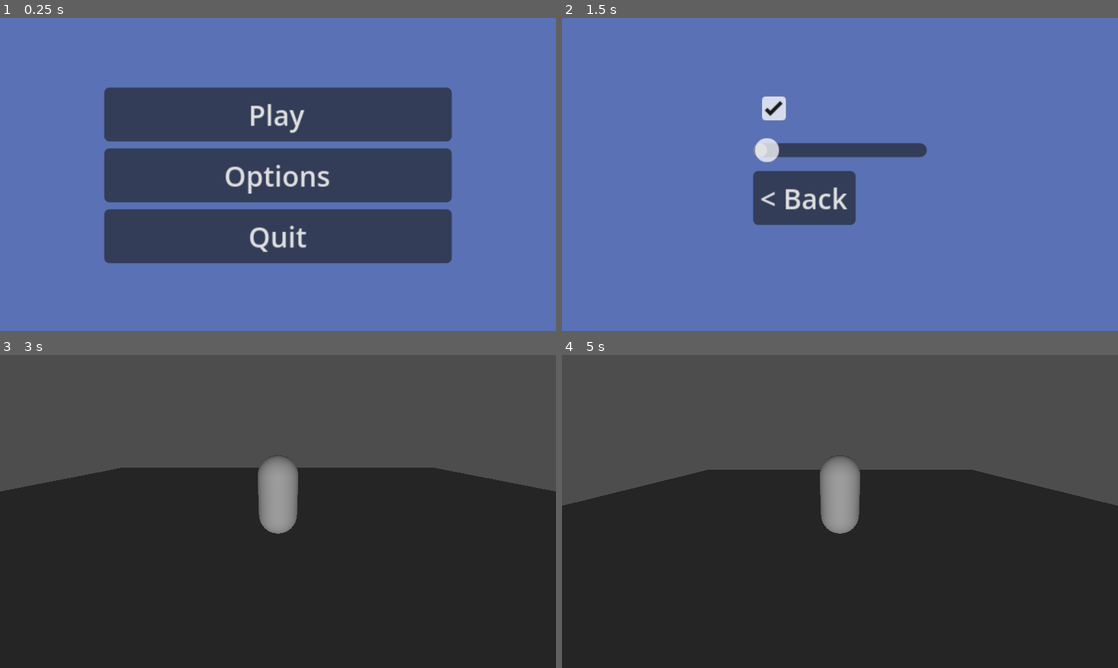
Above: before the commit, frames 1-4 (two rows, left to right).
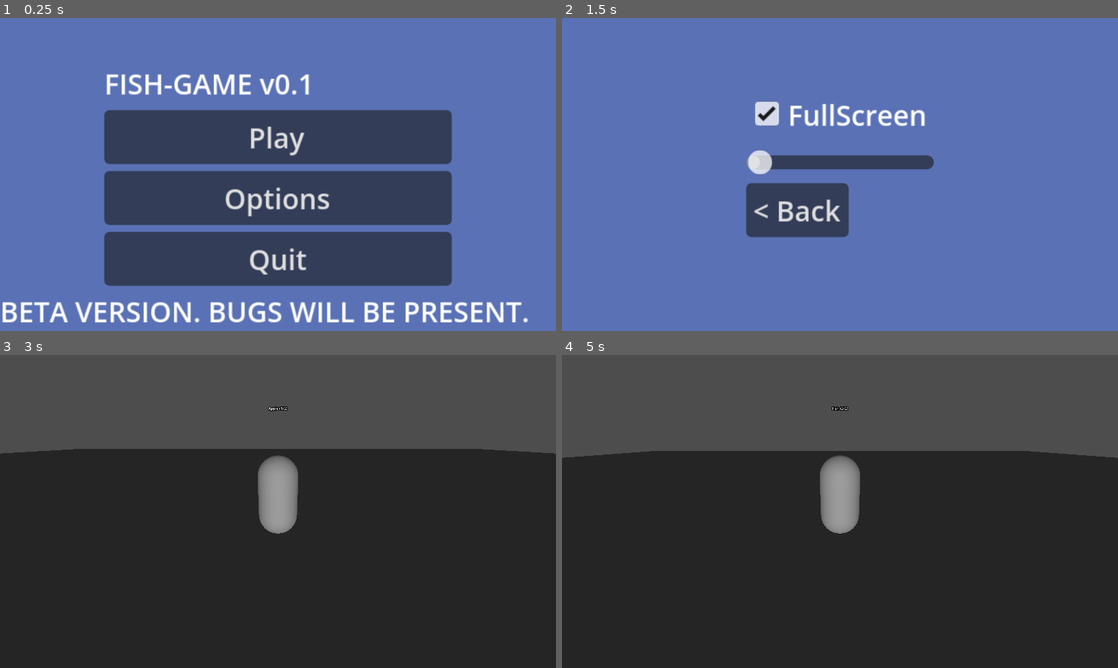
Above: after the commit, the same moments.

Repository: OrchidsOK/Fish-Game-v0
Game: Godot game, scene res://scenes/main_menu.tscn
Same seed, same stepped clock (60 frames per second), same inputs: the game is played once before the commit and once after it.
Inputs (mouse positions are in pixels of both pictures, inside the frame that each line leads up to; where the layout moved, square brackets give the same spot in the first picture):
- Up to frame 1 (0.25 s): no input
- Up to frame 2 (1.5 s): click "Options" at 0.5 s; click (840, 115) [840, 108] at 1.25 s
- Up to frame 3 (3 s): click "< Back" at 2 s; click "Play" at 2.75 s
- Up to frame 4 (5 s): tap Enter (ui_accept) at 3.5, 3.77, 4.52 s; hold Right (ui_right) 3.53-4.28 s; hold S from 4.28 s (still down)

The runs differ from the first frame. In frame 1, 21% of the frame differs, in the area x 0-95%, y 18-98%; in frame 2, 6.4%; in frame 3, 7.3%; in frame 4, 8.5%.

Commit message:
inventory system with thought bubble UI

Diff:
--- a/project.godot
+++ b/project.godot
@@ -15,6 +15,10 @@
 config/features=PackedStringArray("4.6", "GL Compatibility")
 config/icon="res://icon.svg"
 
+[autoload]
+
+Inventory="*uid://gveec00370qk"
+
 [display]
 
 window/size/viewport_width=320
@@ -26,6 +30,14 @@
 
 project/assembly_name="Fish prototype"
 
+[input]
+
+e={
+"deadzone": 0.2,
+"events": [Object(InputEventKey,"resource_local_to_scene":false,"resource_name":"","device":-1,"window_id":0,"alt_pressed":false,"shift_pressed":false,"ctrl_pressed":false,"meta_pressed":false,"pressed":false,"keycode":0,"physical_keycode":69,"key_label":0,"unicode":101,"location":0,"echo":false,"script":null)
+]
+}
+
 [physics]
 
 3d/physics_engine="Jolt Physics"
--- a/scenes/game.tscn
+++ b/scenes/game.tscn
@@ -1,6 +1,7 @@
 [gd_scene format=3 uid="uid://duoujol0yw542"]
 
 [ext_resource type="Script" uid="uid://cu5iopwjmaa05" path="res://scripts/player.gd" id="1_uwrxv"]
+[ext_resource type="Script" uid="uid://cuqyhd4x60ieo" path="res://scripts/inventory_ui.gd" id="2_yqjtg"]
 
 [sub_resource type="CapsuleMesh" id="CapsuleMesh_yqjtg"]
 
@@ -23,6 +24,16 @@
 [node name="Camera3D" type="Camera3D" parent="CharacterBody3D" unique_id=1613111961]
 transform = Transform3D(1, 0, 0, 0, 0.9396927, 0.34202015, 0, -0.34202015, 0.9396927, 0, 1.4, 5)
 
+[node name="BubbleAnchor" type="Node3D" parent="CharacterBody3D" unique_id=586429319]
+transform = Transform3D(1, 0, 0, 0, 1, 0, 0, 0, 1, 0, 2, 0)
+
+[node name="BubbleSprite" type="Sprite3D" parent="CharacterBody3D/BubbleAnchor" unique_id=439419578]
+
+[node name="ItemLabel" type="Label3D" parent="CharacterBody3D/BubbleAnchor" unique_id=952893531]
+billboard = 1
+text = "Empty"
+font_size = 16
+
 [node name="DirectionalLight3D" type="DirectionalLight3D" parent="." unique_id=388175366]
 
 [node name="WorldEnvironment" type="WorldEnvironment" parent="." unique_id=1600930040]
@@ -30,4 +41,7 @@
 
 [node name="CSGBox3D" type="CSGBox3D" parent="." unique_id=2029768348]
 use_collision = true
-size = Vector3(30, 1, 30)
+size = Vector3(100, 1, 100)
+
+[node name="InventoryUI" type="Node3D" parent="." unique_id=2091454060]
+script = ExtResource("2_yqjtg")
--- a/scenes/main_menu.tscn
+++ b/scenes/main_menu.tscn
@@ -20,6 +20,16 @@
 grow_vertical = 2
 color = Color(0.35286203, 0.4449427, 0.71093327, 1)
 
+[node name="Label" type="Label" parent="ColorRect" unique_id=1073226702]
+layout_mode = 1
+anchors_preset = 2
+anchor_top = 1.0
+anchor_bottom = 1.0
+offset_top = -23.0
+offset_right = 305.0
+grow_vertical = 0
+text = "BETA VERSION. BUGS WILL BE PRESENT."
+
 [node name="VBoxContainer" type="VBoxContainer" parent="." unique_id=1375262749]
 layout_mode = 1
 anchors_preset = 8
@@ -34,6 +44,10 @@
 grow_horizontal = 2
 grow_vertical = 2
 
+[node name="Label" type="Label" parent="VBoxContainer" unique_id=437392176]
+layout_mode = 2
+text = "FISH-GAME v0.1"
+
 [node name="Button" type="Button" parent="VBoxContainer" unique_id=1739657623]
 layout_mode = 2
 text = "Play"
--- a/scenes/options.tscn
+++ b/scenes/options.tscn
@@ -36,6 +36,7 @@
 
 [node name="CheckBox" type="CheckBox" parent="VBoxContainer" unique_id=107668080]
 layout_mode = 2
+text = "FullScreen"
 
 [node name="HSlider" type="HSlider" parent="VBoxContainer" unique_id=250974984]
 layout_mode = 2
--- /dev/null
+++ b/scripts/inventory.gd
@@ -0,0 +1,24 @@
+extends Node
+
+var items = []
+var max_slots = 5
+var selected_slot = 0
+
+func add_item(item_name: String, icon_path: String):
+	if items.size() < max_slots:
+		items.append({"name": item_name, "icon": icon_path})
+		return true
+	return false
+
+func get_selected_item():
+	if items.size() > 0:
+		return items[selected_slot]
+	return null
+
+func scroll_right():
+	if items.size() > 0:
+		selected_slot = (selected_slot + 1) % items.size()
+
+func scroll_left():
+	if items.size() > 0:
+		selected_slot = (selected_slot - 1 + items.size()) % items.size()
--- /dev/null
+++ b/scripts/inventory_ui.gd
@@ -0,0 +1,23 @@
+extends Node3D
+
+@onready var label = $"../CharacterBody3D/BubbleAnchor/ItemLabel"
+
+func _ready():
+	Inventory.add_item("Apple", "res://assets/sprites/food/Apple.png")
+	Inventory.add_item("Fish", "res://assets/sprites/fish/TestFish1.png")
+	update_display()
+
+func _process(_delta):
+	if Input.is_action_just_pressed("ui_right"):
+		Inventory.scroll_right()
+		update_display()
+	if Input.is_action_just_pressed("ui_left"):
+		Inventory.scroll_left()
+		update_display()
+
+func update_display():
+	var item = Inventory.get_selected_item()
+	if item:
+		label.text = item["name"] + " (" + str(Inventory.selected_slot + 1) + "/" + str(Inventory.items.size()) + ")"
+	else:
+		label.text = "Empty"
--- a/scripts/player.gd
+++ b/scripts/player.gd
@@ -3,6 +3,7 @@
 const SPEED = 5.0
 const JUMP_VELOCITY = 4.5
 const GRAVITY = 9.8
+
 
 func _physics_process(delta):
 	# add gravity
Binary file added: assets/sprites/items/fish/TestFish1.png
Not shown, added: assets/sprites/items/fish/TestFish1.png.import
Binary file added: assets/sprites/items/food/Apple.png
Not shown, added: assets/sprites/items/food/Apple.png.import
Not shown, added: export_presets.cfg
Not shown, added: scripts/inventory.gd.uid
Not shown, added: scripts/inventory_ui.gd.uid
